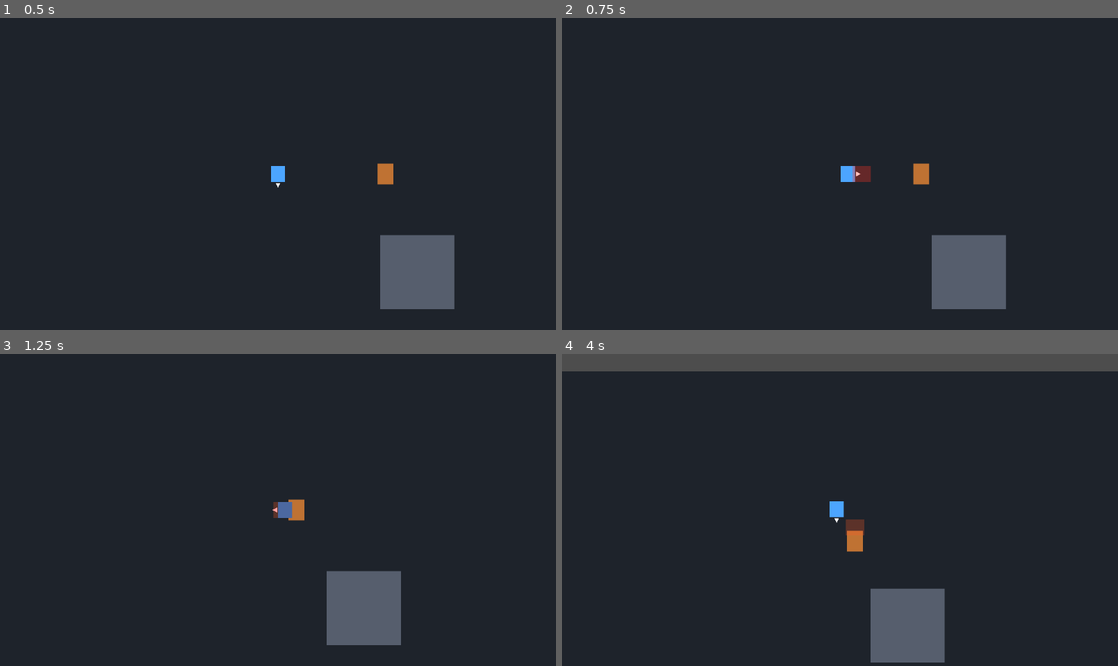
Above: before the commit, frames 1-4 (two rows, left to right).
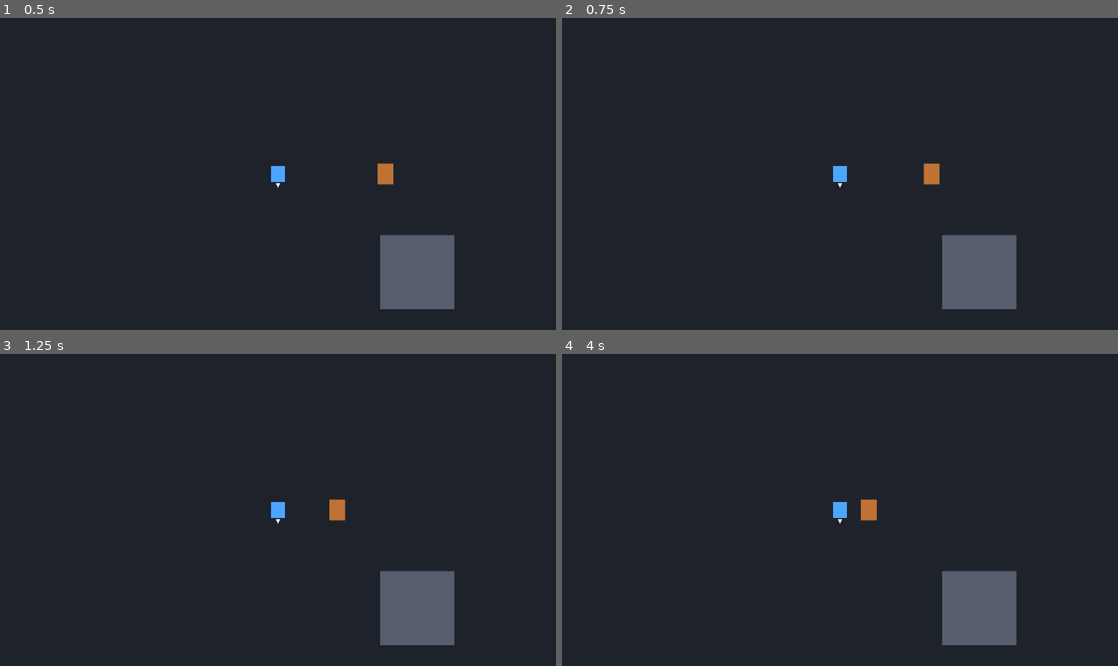
Above: after the commit, the same moments.

Repository: kikajima/dragonballsoullegacy
Game: Godot game, scene res://scenes/bootstrap/bootstrap.tscn
Two runs of this game, one before a commit and one after it. Both use one fixed random seed, a clock stepped at 60 frames per second and the inputs below.
Inputs:
- Up to frame 1 (0.5 s): no input
- Up to frame 2 (0.75 s): hold D (move_right) from 0.53 s (still down); hold Shift (block) from 0.53 s (still down); tap J (attack) at 0.6 s
- Up to frame 3 (1.25 s): keep holding D (move_right); keep holding Shift (block)
- Up to frame 4 (4 s): release D (move_right) at 1.28 s; release Shift (block) at 1.28 s; hold S (move_down) 1.28-2.03 s; tap Shift (block) at 1.35 s; tap L (charge_ki) at 1.55 s; hold D (move_right) 2.03-2.78 s; hold L (charge_ki) 2.03-2.78 s; tap K (ki_blast) at 2.3, 2.85 s; hold W (move_up) 2.78-3.53 s; tap J (attack) at 3.05, 3.6 s; hold A (move_left) from 3.53 s (still down); hold Shift (block) from 3.53 s (still down)

Frame 1 is identical in both runs. In frame 2, 1.5% of the frame differs, in the area x 48-82%, y 46-94%; in frame 3, 5.2%; in frame 4, 12%, in the area x 0-100%, y 0-99%.
Error after the commit: Invalid assignment of property or key 'visible' with value of type 'bool' on a base object of type 'null instance'. (res://actors/player/player.gd:45)

Commit message:
feat: add guard Ki blast and Ki charging gameplay

Diff:
--- a/actors/player/player.gd
+++ b/actors/player/player.gd
@@ -4,10 +4,21 @@
 const STATE_IDLE: StringName = &"idle"
 const STATE_WALK: StringName = &"walk"
 const STATE_HURT: StringName = &"hurt"
+const STATE_BLOCK: StringName = &"block"
+const STATE_KI_BLAST: StringName = &"ki_blast"
+const STATE_CHARGE_KI: StringName = &"charge_ki"
 
 @export_range(0.0, 1.0, 0.05)
 var attack_move_speed_scale: float = 0.85
+
+@export_range(0.0, 1.0, 0.05)
+var block_move_speed_scale: float = 0.35
+
+@export_range(0.0, 1.0, 0.05)
+var ki_blast_move_speed_scale: float = 0.45
+
 @export var hurt_duration: float = 0.24
+@export var ki_charge_per_second: float = 28.0
 
 @onready var input_controller: PlayerInputController = $Controllers/PlayerInputController
 @onready var movement_component: MovementComponent = $Components/MovementComponent
@@ -17,9 +28,13 @@
 @onready var hit_stop_component: HitStopComponent = $Components/HitStopComponent
 @onready var health_component: HealthComponent = $Components/HealthComponent
 @onready var knockback_component: KnockbackComponent = $Components/KnockbackComponent
+@onready var guard_component: GuardComponent = $Components/GuardComponent
+@onready var ki_component: KiComponent = $Components/KiComponent
+@onready var ki_blast_component: KiBlastComponent = $Components/KiBlastComponent
 @onready var attack_hitbox: HitboxComponent = $Combat/AttackHitbox
 @onready var hurtbox: HurtboxComponent = $Hurtbox
 @onready var animation_controller: PlayerAnimationController = $Visuals/AnimationController
+@onready var charge_aura: Polygon2D = $Visuals/ChargeAura
 
 var _hurt_time_left: float = 0.0
 var _spawn_position: Vector2
@@ -27,6 +42,8 @@
 
 func _ready() -> void:
 	_spawn_position = global_position
+	charge_aura.visible = false
+
 	attack_hitbox.hit_confirmed.connect(_on_attack_hit_confirmed)
 	hurtbox.hit_received.connect(_on_hit_received)
 	health_component.damaged.connect(_on_damaged)
@@ -39,33 +56,38 @@
 		_process_hurt(delta)
 		return
 
-	# Facing de movimento é atualizado sempre, inclusive durante ataques.
-	# O golpe atual mantém sua própria direção até o próximo soco da sequência.
 	facing_component.update_from_direction(move_intent)
 
+	if ki_blast_component.is_casting():
+		_process_ki_blast(move_intent, delta)
+		return
+
 	if melee_combat_component.is_attacking():
-		movement_component.move(self, move_intent, attack_move_speed_scale)
-
-		if input_controller.is_attack_pressed():
-			melee_combat_component.buffer_attack(facing_component.current_facing)
-
-		melee_combat_component.tick_attack(delta)
-
-		if melee_combat_component.is_attacking():
-			state_machine.change_state(melee_combat_component.get_attack_state())
+		_process_melee(move_intent, delta)
+		return
+
+	if input_controller.is_block_pressed():
+		_process_block(move_intent, delta)
+		return
+
+	guard_component.set_guarding(false)
+
+	if input_controller.is_charge_ki_pressed():
+		_process_charge_ki(delta)
+		return
+
+	charge_aura.visible = false
+
+	if input_controller.is_ki_blast_pressed():
+		if ki_blast_component.start_cast(facing_component.current_facing):
+			state_machine.change_state(STATE_KI_BLAST)
+			movement_component.move(self, move_intent, ki_blast_move_speed_scale)
 			animation_controller.update_visual(
-				state_machine.current_state,
-				melee_combat_component.get_attack_facing(),
+				STATE_KI_BLAST,
+				ki_blast_component.get_cast_facing(),
 				delta
 			)
-		else:
-			_update_movement_state(move_intent)
-			animation_controller.update_visual(
-				state_machine.current_state,
-				facing_component.current_facing,
-				delta
-			)
-		return
+			return
 
 	if input_controller.is_attack_pressed():
 		if melee_combat_component.start_attack(facing_component.current_facing):
@@ -86,7 +108,82 @@
 		delta
 	)
 
+func _process_melee(move_intent: Vector2, delta: float) -> void:
+	guard_component.set_guarding(false)
+	charge_aura.visible = false
+
+	movement_component.move(self, move_intent, attack_move_speed_scale)
+
+	if input_controller.is_attack_pressed():
+		melee_combat_component.buffer_attack(facing_component.current_facing)
+
+	melee_combat_component.tick_attack(delta)
+
+	if melee_combat_component.is_attacking():
+		state_machine.change_state(melee_combat_component.get_attack_state())
+		animation_controller.update_visual(
+			state_machine.current_state,
+			melee_combat_component.get_attack_facing(),
+			delta
+		)
+	else:
+		_update_movement_state(move_intent)
+		animation_controller.update_visual(
+			state_machine.current_state,
+			facing_component.current_facing,
+			delta
+		)
+
+func _process_block(move_intent: Vector2, delta: float) -> void:
+	charge_aura.visible = false
+	guard_component.set_guarding(true)
+	state_machine.change_state(STATE_BLOCK)
+	movement_component.move(self, move_intent, block_move_speed_scale)
+	animation_controller.update_visual(
+		STATE_BLOCK,
+		facing_component.current_facing,
+		delta
+	)
+
+func _process_charge_ki(delta: float) -> void:
+	guard_component.set_guarding(false)
+	charge_aura.visible = true
+	state_machine.change_state(STATE_CHARGE_KI)
+	movement_component.stop(self)
+	ki_component.restore(ki_charge_per_second * delta)
+	animation_controller.update_visual(
+		STATE_CHARGE_KI,
+		facing_component.current_facing,
+		delta
+	)
+
+func _process_ki_blast(move_intent: Vector2, delta: float) -> void:
+	guard_component.set_guarding(false)
+	charge_aura.visible = false
+
+	movement_component.move(self, move_intent, ki_blast_move_speed_scale)
+	ki_blast_component.tick_cast(self, delta)
+
+	if ki_blast_component.is_casting():
+		state_machine.change_state(STATE_KI_BLAST)
+		animation_controller.update_visual(
+			STATE_KI_BLAST,
+			ki_blast_component.get_cast_facing(),
+			delta
+		)
+	else:
+		_update_movement_state(move_intent)
+		animation_controller.update_visual(
+			state_machine.current_state,
+			facing_component.current_facing,
+			delta
+		)
+
 func _process_hurt(delta: float) -> void:
+	guard_component.set_guarding(false)
+	charge_aura.visible = false
+	ki_blast_component.cancel_cast()
+
 	if knockback_component.is_active():
 		knockback_component.tick(self, delta)
 	else:
@@ -102,11 +199,24 @@
 	if _hurt_time_left <= 0.0:
 		state_machine.change_state(STATE_IDLE)
 
+func modify_incoming_damage(damage: int, source_position: Vector2) -> int:
+	return guard_component.resolve_damage(
+		damage,
+		global_position,
+		source_position,
+		facing_component.current_facing
+	)
+
 func _on_attack_hit_confirmed(_target: Node, _damage: int) -> void:
 	hit_stop_component.trigger()
 
 func _on_hit_received(_damage: int, source_position: Vector2) -> void:
+	if guard_component.was_last_hit_blocked():
+		hit_stop_component.trigger()
+		return
+
 	melee_combat_component.cancel_attack()
+	ki_blast_component.cancel_cast()
 
 	var toward_source := source_position - global_position
 	facing_component.update_from_direction(toward_source)
@@ -117,28 +227,40 @@
 	hit_stop_component.trigger()
 
 func _on_damaged(damage: int, current_health: int, max_health: int) -> void:
+	if guard_component.was_last_hit_blocked():
+		print(
+			"Player bloqueou o golpe. Dano recebido: %d. HP: %d/%d"
+			% [damage, current_health, max_health]
+		)
+		_flash(Color(0.55, 0.8, 1.0, 1.0))
+		return
+
 	print(
 		"Player recebeu %d de dano. HP: %d/%d"
 		% [damage, current_health, max_health]
 	)
-	_flash()
+	_flash(Color(1.0, 0.55, 0.55, 1.0))
 
 func _on_died() -> void:
-	print("Player derrotado. HP e posição restaurados para continuar os testes.")
+	print("Player derrotado. HP, Ki e posição restaurados para continuar os testes.")
 	call_deferred("_reset_after_defeat")
 
 func _reset_after_defeat() -> void:
 	health_component.restore_full()
+	ki_component.restore_full()
 	melee_combat_component.cancel_attack()
+	ki_blast_component.cancel_cast()
 	knockback_component.stop(self)
+	guard_component.set_guarding(false)
+	charge_aura.visible = false
 	global_position = _spawn_position
 	state_machine.change_state(STATE_IDLE)
 
-func _flash() -> void:
+func _flash(color: Color) -> void:
 	if _flash_tween != null and _flash_tween.is_valid():
 		_flash_tween.kill()
 
-	$Visuals.modulate = Color(1.0, 0.55, 0.55, 1.0)
+	$Visuals.modulate = color
 	_flash_tween = create_tween()
 	_flash_tween.tween_property($Visuals, "modulate", Color.WHITE, 0.10)
 
